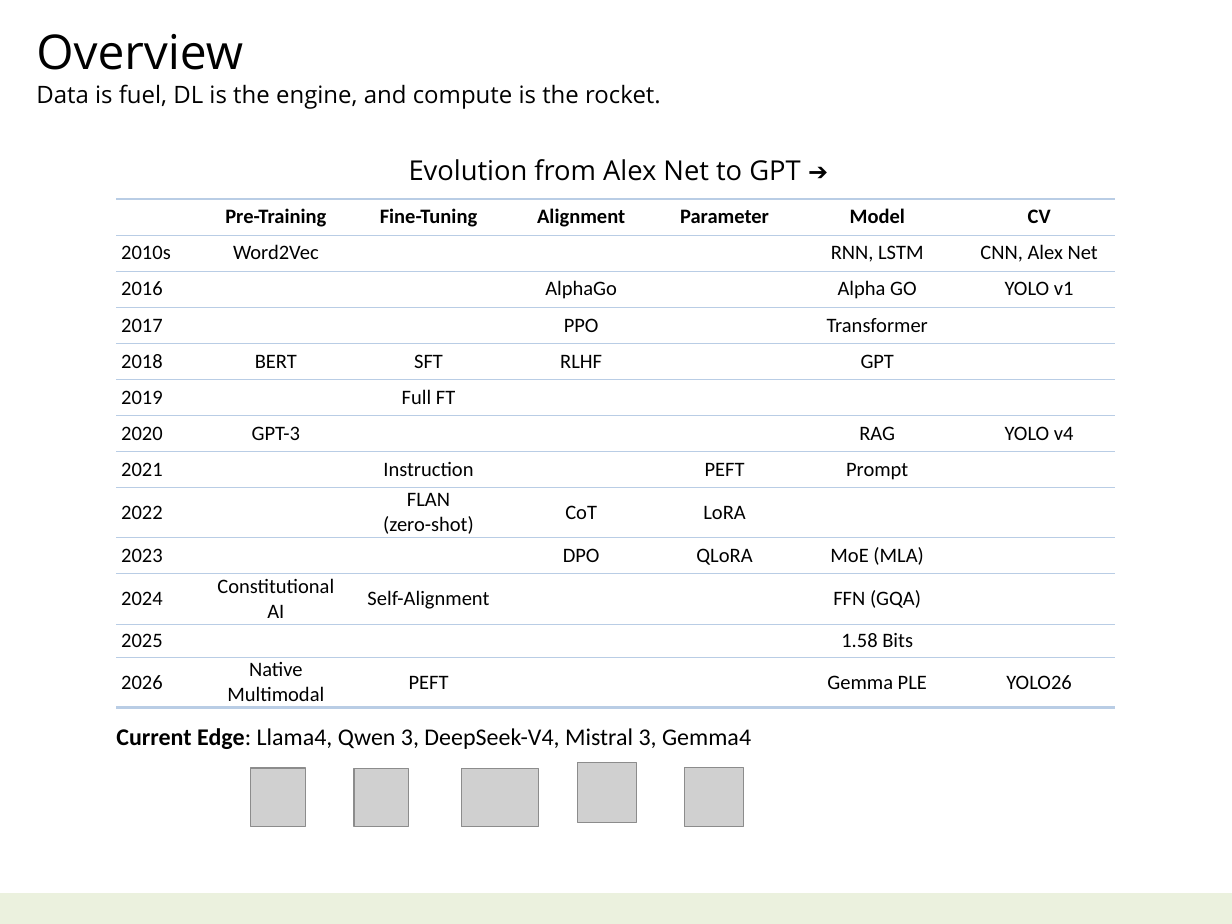
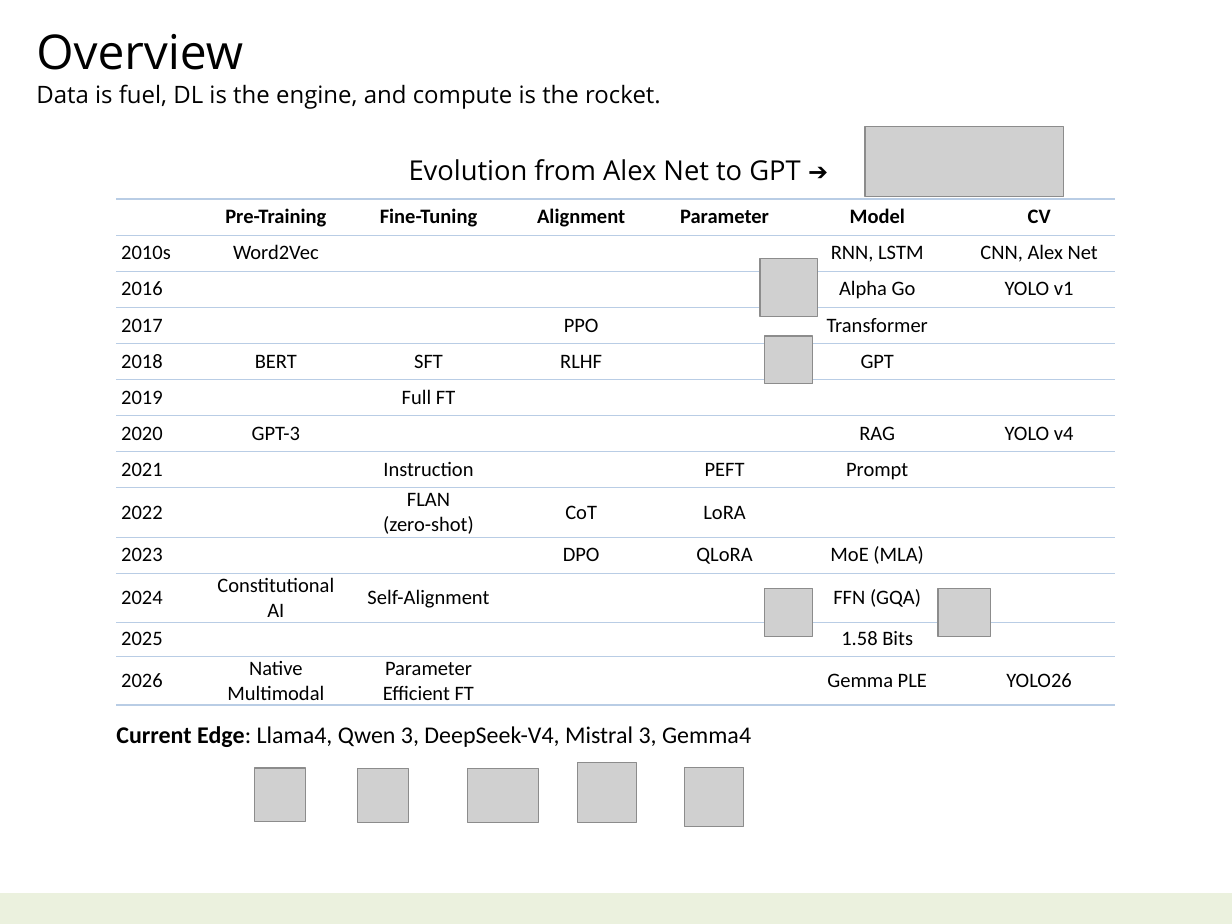
Before and after one commit to navibator/crazy-ai, a slide deck: slide 3 of ai.pptx. Drawn at 1232x924 pixels with LibreOffice and Linux fonts; fonts in the diff are those of the drawing; grey boxes stand for pictures. Boxes give left, top, right and bottom in pixels: in the first picture for what was removed or moved away, otherwise in the second. Text is boxed around its words. In the diff, an @@ line names an element or a change of style, - is before the commit and + after.

```diff
--- a/ai.pptx
+++ b/ai.pptx
@@ table at <box>116,142,1116,753</box> @@
-row 4, column 4: AlphaGo
+row 4, column 4: 
-row 4, column 6: Alpha GO
+row 4, column 6: Alpha Go
-row 14, column 3: PEFT
+row 14, column 3: Parameter / Efficient FT
@@ picture added at <box>865,127,1063,197</box> @@
@@ picture added at <box>760,259,818,317</box> @@
@@ picture added at <box>765,336,813,384</box> @@
@@ picture added at <box>765,588,813,636</box> @@
@@ picture added at <box>938,588,989,636</box> @@
@@ picture: place and size @@
-picture at <box>250,768,306,825</box>
+picture at <box>255,768,306,822</box>
@@ picture: place and size @@
-picture at <box>354,769,408,827</box>
+picture at <box>357,769,408,823</box>
@@ picture: place and size @@
-picture at <box>461,769,538,827</box>
+picture at <box>467,769,538,823</box>
```
Also in this commit, not shown: 4 other slides changed, 1 slide added, 5 slides removed, 2 other files.
